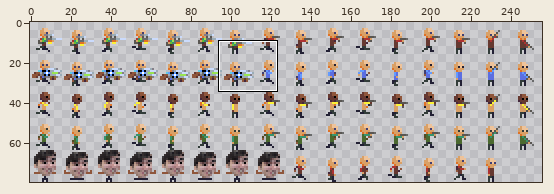
A sprite sheet gets an edit: src/public/assets/img/entity/player.png. Above: a wide view before the commit, with the close-up outlined.
Close-up. Old version:
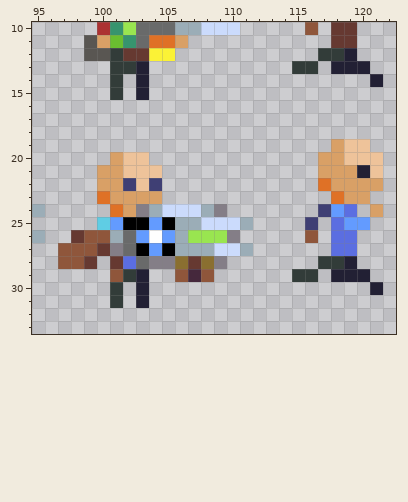
The file is 256x80 pixels. Pixels under 10% opacity are left out. Colours within 5 levels of each other are drawn and written as one. Shown: x 95..122, y 10..33.
The same view after the edit:
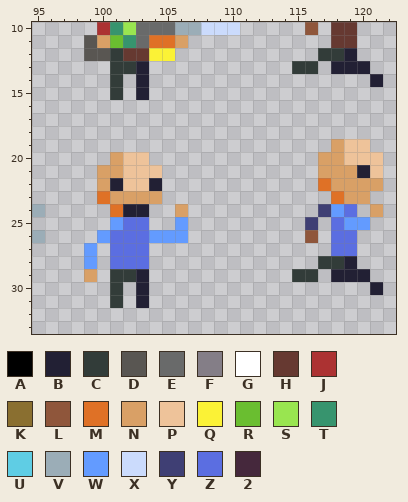
Palette (. is transparent): A #000000  B #222034  C #323c39  D #595652  E #696a6a  F #847e87  G #ffffff  H #663931  J #ac3232  K #8a6f30  L #8f563b  M #df7126  N #d9a066  P #eec39a  Q #fbf236  R #6abe30  S #99e550  T #37946e  U #5fcde4  V #9badb7  W #639bff  X #cbdbfc  Y #3f3f74  Z #5b6ee1  2 #45283c
The edit:
Changed rows in their new state; - is an unchanged pixel.
first column x 97:
22 ----BP-B-------
24 -----BB..N...--
25 ---.-ZZ..W.....
26 -..WZZZW-W....-
27 ..W.ZZZ........
28 ..W-Z-Z......--
29 --N-C----...---
Pixel boxes of the changes (left, top, right, bottom) in both close-ups:
changed: (58, 178, 253, 282)
